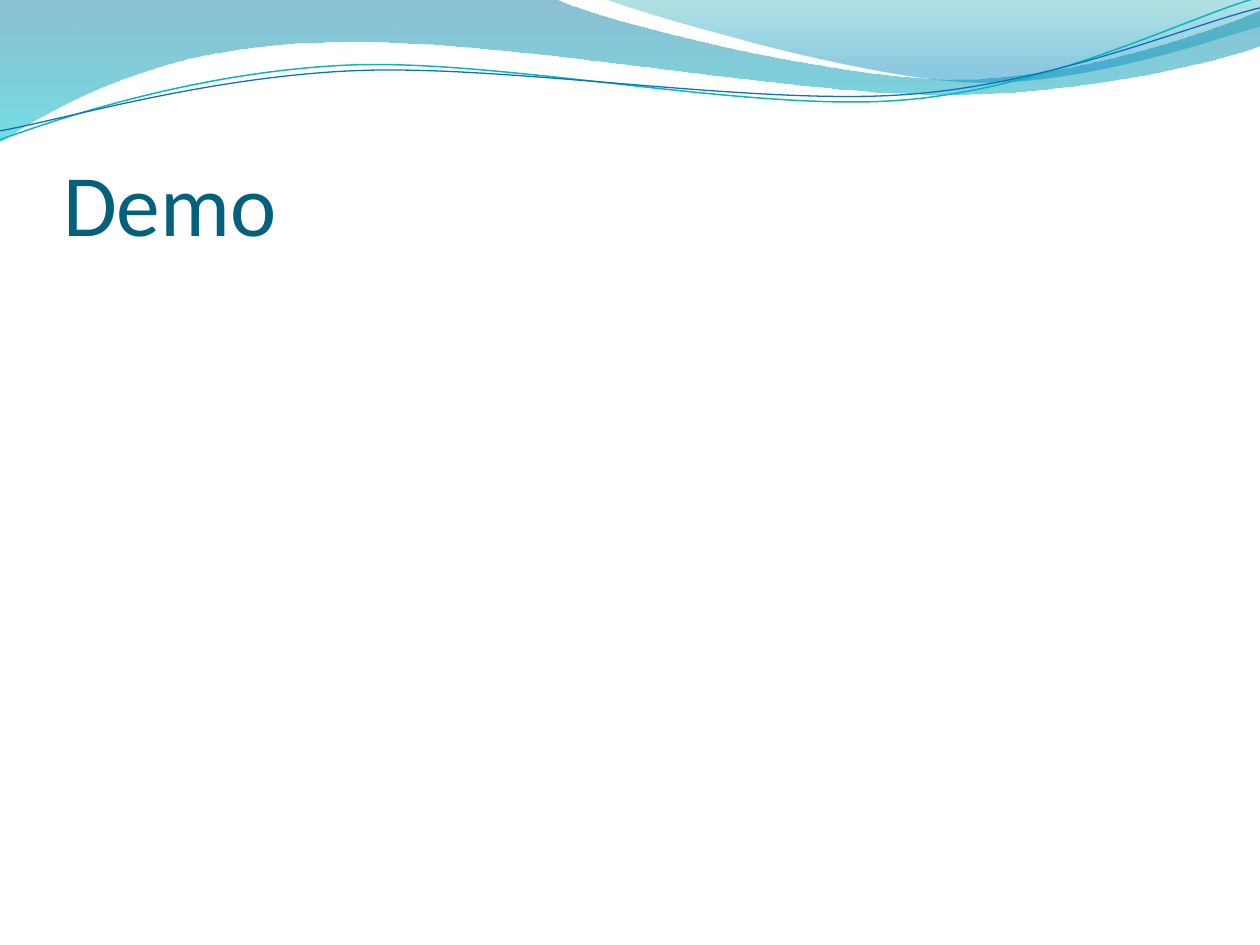
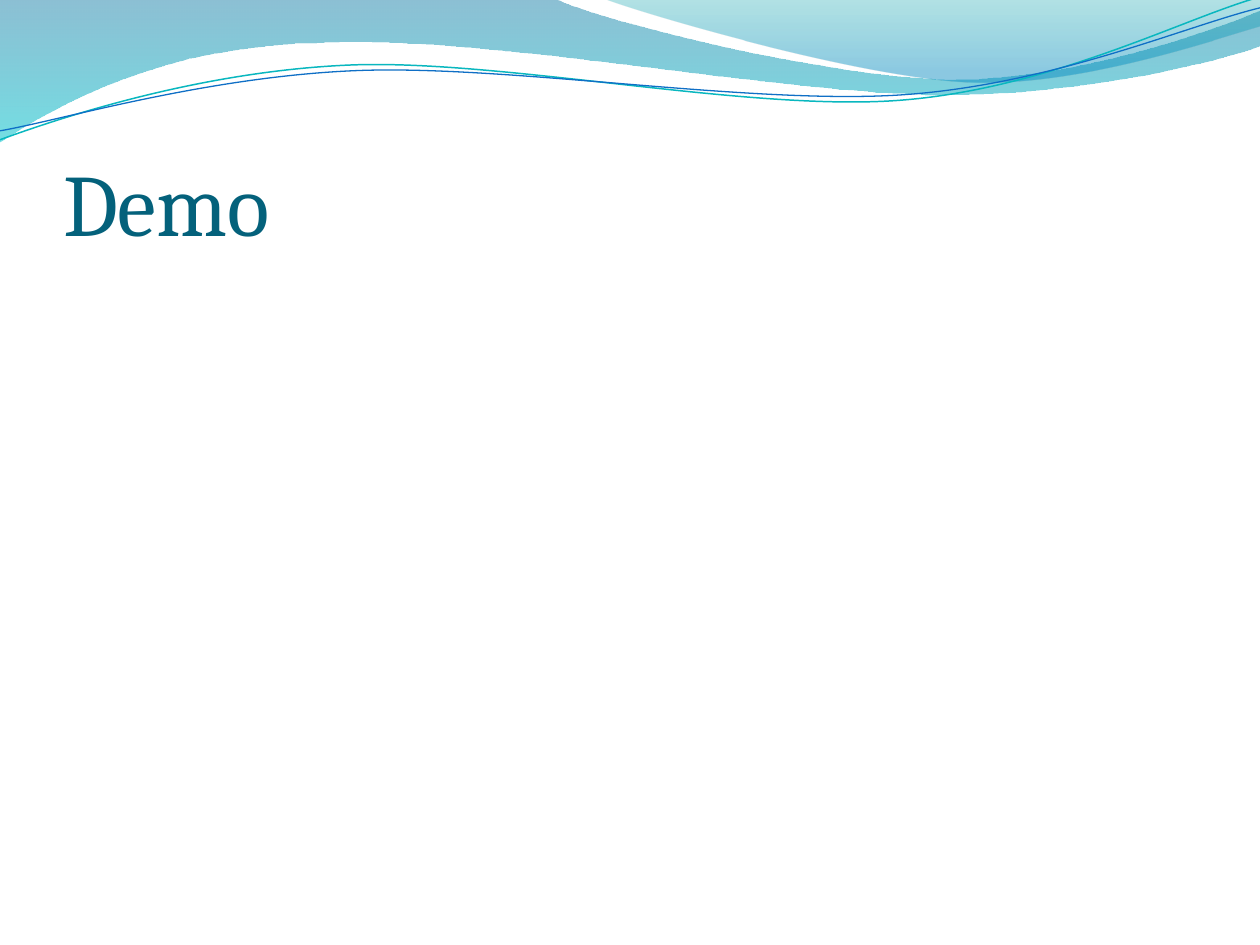
Before and after one commit to trianindiaputra/handgeometry, a slide deck: slide 6 of Documentation/presentation.pptx (slide 7 before the commit). Drawn at 1260x945 pixels with LibreOffice and Linux fonts; fonts in the diff are those of the drawing; background and template pictures are left out. Boxes give left, top, right and bottom in pixels: in the first picture for what was removed or moved away, otherwise in the second. Text is boxed around its words. In the diff, an @@ line names an element or a change of style, - is before the commit and + after.

```diff
--- a/Documentation/presentation.pptx
+++ b/Documentation/presentation.pptx
@@ title "Demo" at [63,177,269,237]: font Calibri to Cambria @@
```
Also in this commit, not shown: 6 other slides changed, 1 slide removed.
